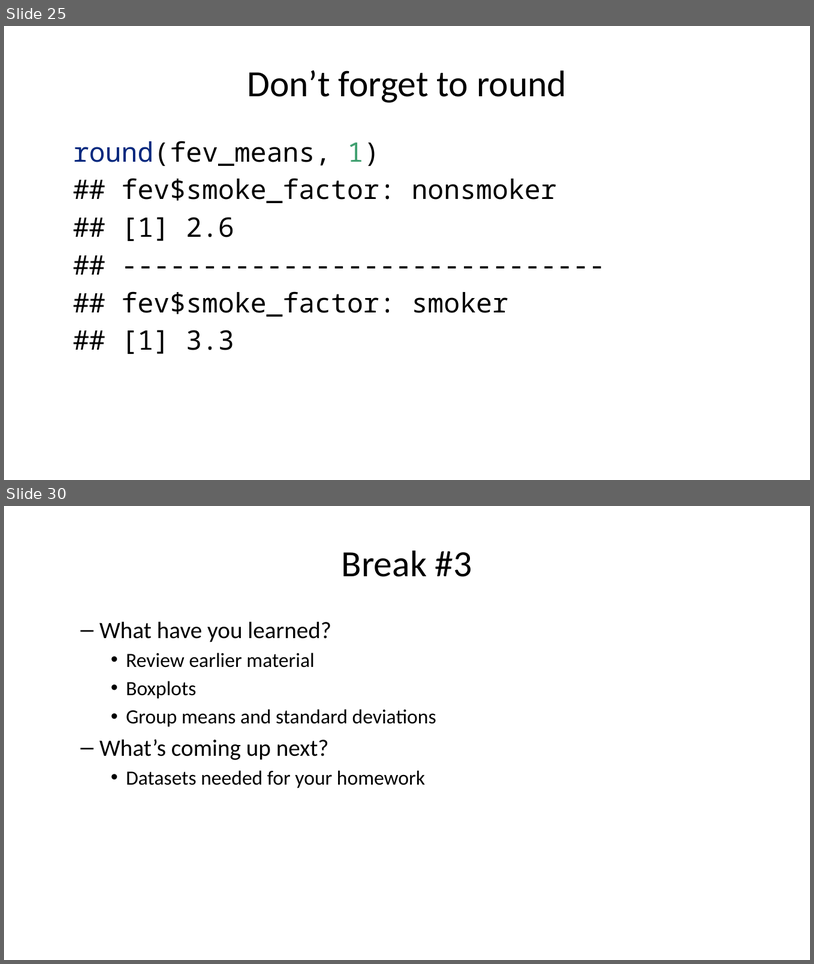
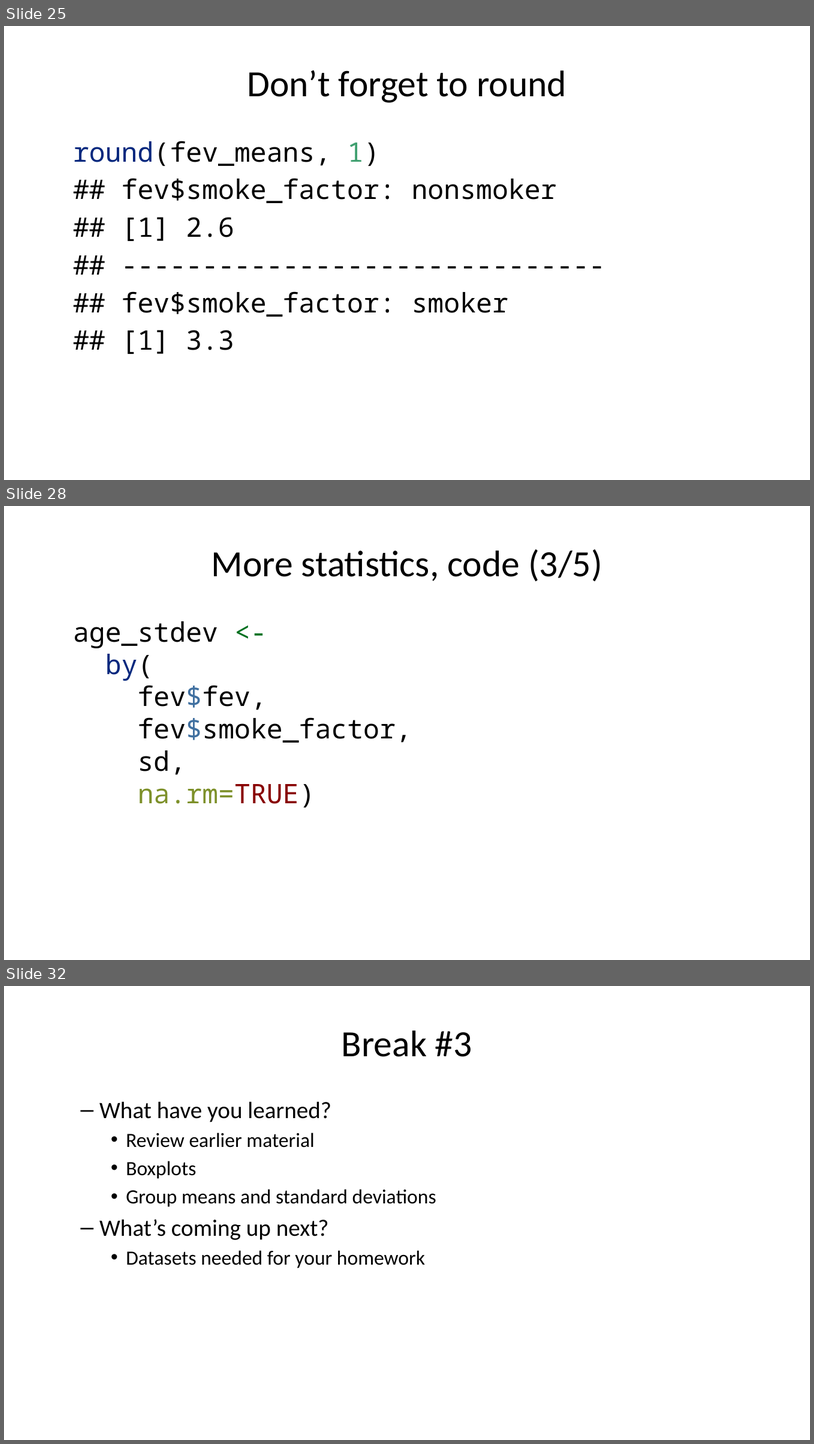
Before and after one commit to pmean/classes, a slide deck: introduction-to-r/results/v05-slides-and-speaker-notes.pptx. Shown one above the other, each under a label of ours: slides 25 and 30 before the commit, slides 25, 28 and 32 after it; the slides between them are not shown. The pictures are 814x964 and 814x1444 pixels, drawn with LibreOffice and Linux fonts; fonts in the diff are those of the drawing. Boxes give left, top, right and bottom in pixels: in the first picture for what was removed or moved away, otherwise in the second. Text is boxed around its words. In the diff, an @@ line names an element or a change of style, - is before the commit and + after.

```diff
--- a/introduction-to-r/results/v05-slides-and-speaker-notes.pptx
+++ b/introduction-to-r/results/v05-slides-and-speaker-notes.pptx
@@ slide 28 added at box(4, 506, 810, 960), background #FFFFFF @@
@@ title added at box(211, 549, 602, 582), 44 pt, text #000000 @@
+More statistics, code (3/5)
@@ text added at box(73, 621, 412, 807), 32 pt, text #000000 @@
+age_stdev <-
+by(
+fev$fev,
+fev$smoke_factor,
+sd,
+na.rm=TRUE)
@@ what was slide 30 is now slide 32 @@
```
Also in this commit, not shown: 8 slides changed, 1 other slide added, 10 other files.
